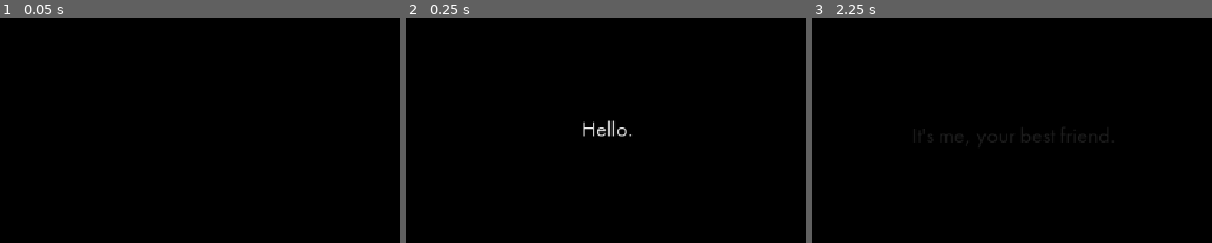
Above: before the commit, frames 1-3 (left to right).
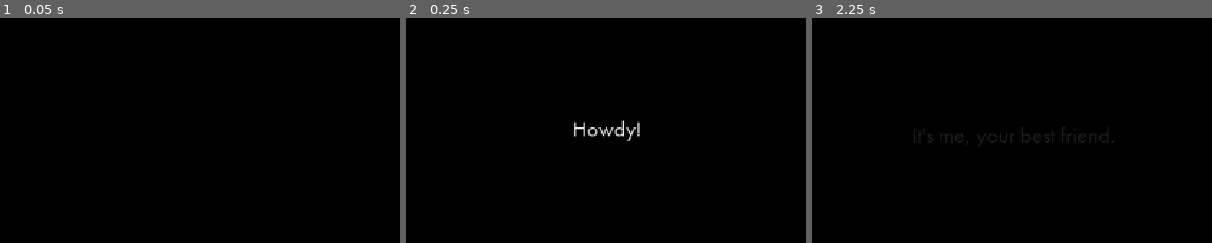
Above: after the commit, the same moments.

Repository: Swufin/swufin.github.io
Game: Godot game, scene res://scenes/website.tscn
The game is run twice, just before and just after one commit, with the same random seed, the same clock (stepped at 60 frames per second) and the same inputs. The engine's default icon, where the game draws it, is replaced by a stand-in: a white triangle on a blue panel in a dark square. Sound files missing from this copy of the repository are replaced by a short silence.
Inputs (mouse positions are % of the whole screen's width and height, from its top left):
- Up to frame 1 (0.05 s): no input
- Up to frame 2 (0.25 s): no input
- Up to frame 3 (2.25 s): tap Enter at 0.5, 2 s; move the mouse to (72, 45) at 0.52 s; click (72, 45) at 0.67 s; tap Space at 1.25 s; move the mouse to (30, 55) at 1.27 s; click (30, 55) at 1.42 s; move the mouse to (60, 28) at 2.02 s; click (60, 28) at 2.17 s
The pictures show only the part of the screen within x 25-75%, y 24-74%; the shares and areas given below are measured in that part.

Frame 1 is identical in both runs. In frame 2, 0.6% of the frame differs, in the area x 42-59%, y 45-55%; in frame 3, nothing differs.

Commit message:
wip towers
+ removed the additional cname

Diff:
--- /dev/null
+++ b/project/assets/textures/chat_bubble.svg
@@ -0,0 +1,15 @@
+<?xml version="1.0" encoding="UTF-8"?>
+<svg id="Layer_2" data-name="Layer 2" xmlns="http://www.w3.org/2000/svg" viewBox="0 0 195.19 105.29">
+  <defs>
+    <style>
+      .cls-1 {
+        fill: #fff;
+        stroke-width: 0px;
+      }
+    </style>
+  </defs>
+  <g id="Layer_1-2" data-name="Layer 1">
+    <rect class="cls-1" x="0" y="0" width="167.23" height="105.29" rx="52.65" ry="52.65"/>
+    <path class="cls-1" d="M155.68,62.21V22.7c4.73,1.33,11.2,2.64,18.94,2.72,8.51.09,15.58-1.32,20.57-2.72"/>
+  </g>
+</svg>
--- /dev/null
+++ b/project/scenes/ui/chat.tscn
@@ -0,0 +1,34 @@
+[gd_scene format=3 uid="uid://ci2qpu15eu28k"]
+
+[ext_resource type="Texture2D" uid="uid://cn7eun8b24e6t" path="res://assets/textures/chat_bubble.svg" id="1_6bdm3"]
+
+[sub_resource type="LabelSettings" id="LabelSettings_yf5fn"]
+font_size = 21
+font_color = Color(0, 0, 0, 1)
+shadow_size = 0
+shadow_offset = Vector2(3, 3)
+
+[node name="Bubble" type="TextureRect" unique_id=242319025]
+texture_filter = 1
+offset_left = -320.0
+offset_top = -32.0
+offset_right = -5.6470337
+offset_bottom = 128.0
+texture = ExtResource("1_6bdm3")
+
+[node name="Label" type="Label" parent="." unique_id=163530277]
+custom_maximum_size = Vector2(200, 150)
+layout_mode = 1
+anchors_preset = -1
+anchor_left = 0.102000006
+anchor_top = 0.156
+anchor_right = 0.73800004
+anchor_bottom = 0.85
+offset_left = -0.06400299
+offset_top = 0.063999176
+offset_right = 0.007507324
+offset_bottom = -14.975998
+text = "Label
+"
+label_settings = SubResource("LabelSettings_yf5fn")
+autowrap_mode = 3
--- a/project/scenes/ui/dialogue.tscn
+++ b/project/scenes/ui/message.tscn
@@ -1,8 +1,8 @@
 [gd_scene format=3 uid="uid://3tlhh3cb6x6m"]
 
-[ext_resource type="Script" uid="uid://d1x1m52u04a33" path="res://scripts/ui/dialogue.gd" id="1"]
-[ext_resource type="AudioStream" uid="uid://352mapesr647" path="res://assets/assets/sounds/click.mp3" id="2_fyky8"]
-[ext_resource type="AudioStream" uid="uid://cc12nt516stlf" path="res://assets/assets/sounds/ping.ogg" id="3_led2e"]
+[ext_resource type="Script" uid="uid://d1x1m52u04a33" path="res://scripts/ui/message.gd" id="1"]
+[ext_resource type="AudioStream" uid="uid://352mapesr647" path="res://assets/sounds/click.mp3" id="2_fyky8"]
+[ext_resource type="AudioStream" uid="uid://cc12nt516stlf" path="res://assets/sounds/ping.ogg" id="3_led2e"]
 [ext_resource type="FontFile" uid="uid://bbgmd7l0drrg4" path="res://assets/fonts/FuturaCyrillicBook.ttf" id="4"]
 
 [sub_resource type="Animation" id="Animation_bfpow"]
--- a/project/scenes/website.tscn
+++ b/project/scenes/website.tscn
@@ -2,12 +2,12 @@
 
 [ext_resource type="Script" uid="uid://bm8wlssc0prkh" path="res://scripts/website.gd" id="1_p2wnk"]
 [ext_resource type="PackedScene" uid="uid://dokw36l6gsn17" path="res://scenes/world/background.tscn" id="1_xqv5d"]
-[ext_resource type="AudioStream" uid="uid://cpyvdb50vyyms" path="res://assets/assets/sounds/music/horseSteppin.ogg" id="2_dptrp"]
+[ext_resource type="AudioStream" uid="uid://cpyvdb50vyyms" path="res://assets/sounds/music/horseSteppin.ogg" id="2_dptrp"]
 [ext_resource type="Texture2D" uid="uid://bcje74f1bj4k3" path="res://assets/textures/ramsey.png" id="2_x8v1w"]
 [ext_resource type="Script" uid="uid://8rcfs7l085x0" path="res://scripts/ui/interface.gd" id="3_6hqvq"]
 [ext_resource type="Shader" uid="uid://bardc4krmmt6x" path="res://shaders/3d_text.gdshader" id="3_dptrp"]
 [ext_resource type="FontFile" uid="uid://c6tlt4fyyr52k" path="res://assets/fonts/AudioNugget.ttf" id="4_6hqvq"]
-[ext_resource type="PackedScene" uid="uid://3tlhh3cb6x6m" path="res://scenes/ui/dialogue.tscn" id="6_ercaa"]
+[ext_resource type="PackedScene" uid="uid://3tlhh3cb6x6m" path="res://scenes/ui/message.tscn" id="6_ercaa"]
 [ext_resource type="Shader" uid="uid://cufpl5ehfv2ul" path="res://shaders/bloom.gdshader" id="8_6hqvq"]
 
 [sub_resource type="Animation" id="Animation_r8iag"]
@@ -404,7 +404,7 @@
 offset_bottom = 0.0
 grow_horizontal = 2
 grow_vertical = 2
-lines = Array[String](["Hello.", "It's me, your best friend.", "Real nice things are coming soon, by the way.", "Also, this website is under construction, so stay tuned!", "I'm trying my best."])
+lines = Array[String](["Howdy!", "It's me, your best friend.", "Real nice things are coming soon, by the way.", "Also, this website is under construction, so stay tuned!", "I'm trying my best."])
 
 [node name="VHSFilter" type="ColorRect" parent="Interface" unique_id=683320068]
 material = SubResource("ShaderMaterial_6hqvq")
--- a/project/scenes/world/background.tscn
+++ b/project/scenes/world/background.tscn
@@ -2,35 +2,191 @@
 
 [ext_resource type="Script" uid="uid://g18sjxgciuj5" path="res://scripts/world/background.gd" id="1_bkp1e"]
 [ext_resource type="Texture2D" uid="uid://ccgb8oan5t85b" path="res://icon.svg" id="2_y0upk"]
+[ext_resource type="Texture2D" uid="uid://cql7g77onlsh8" path="res://assets/textures/Towers.png" id="3_rsh60"]
+
+[sub_resource type="Gradient" id="Gradient_rsh60"]
+offsets = PackedFloat32Array(0, 0.49, 0.5)
+colors = PackedColorArray(1, 1, 1, 1, 1, 1, 1, 0.8853755, 1, 1, 1, 0)
+
+[sub_resource type="GradientTexture2D" id="GradientTexture2D_78b2h"]
+gradient = SubResource("Gradient_rsh60")
+width = 200
+height = 200
+fill = 1
+fill_from = Vector2(0.5, 0.5)
+
+[sub_resource type="AtlasTexture" id="AtlasTexture_rn60d"]
+atlas = ExtResource("3_rsh60")
+region = Rect2(0, 0, 16, 48)
+
+[sub_resource type="AtlasTexture" id="AtlasTexture_h8e1p"]
+atlas = ExtResource("3_rsh60")
+region = Rect2(33, 0, 10, 48)
+
+[sub_resource type="AtlasTexture" id="AtlasTexture_rsh60"]
+atlas = ExtResource("3_rsh60")
+region = Rect2(17, 0, 15, 48)
+
+[sub_resource type="AtlasTexture" id="AtlasTexture_gyv4m"]
+atlas = ExtResource("3_rsh60")
+region = Rect2(44, 0, 24, 48)
+
+[sub_resource type="CanvasItemMaterial" id="CanvasItemMaterial_rsh60"]
+
+[sub_resource type="Gradient" id="Gradient_h8e1p"]
+offsets = PackedFloat32Array(0.6166008, 1)
+colors = PackedColorArray(0.3019608, 0.3019608, 0.3019608, 1, 0.3019608, 0.3019608, 0.3019608, 0)
+
+[sub_resource type="GradientTexture2D" id="GradientTexture2D_gyv4m"]
+gradient = SubResource("Gradient_h8e1p")
+fill_from = Vector2(1, 1)
+
+[sub_resource type="Gradient" id="Gradient_rn60d"]
+offsets = PackedFloat32Array(0, 0.5335968, 1)
+colors = PackedColorArray(1, 1, 1, 1, 1, 1, 1, 0, 1, 1, 1, 1)
+
+[sub_resource type="GradientTexture2D" id="GradientTexture2D_g4v7s"]
+gradient = SubResource("Gradient_rn60d")
+fill_from = Vector2(1, 1)
 
 [node name="Background" type="Node2D" unique_id=1327486020]
 script = ExtResource("1_bkp1e")
 
 [node name="Sky" type="Parallax2D" parent="." unique_id=1180156266]
-scroll_scale = Vector2(0, 1)
-scroll_offset = Vector2(270, 0)
+scroll_scale = Vector2(0, 0.01)
+scroll_offset = Vector2(250, 220)
 
-[node name="Icon" type="Sprite2D" parent="Sky" unique_id=1595711131]
-position = Vector2(0, -64)
+[node name="Sun" type="Sprite2D" parent="Sky" unique_id=1595711131]
+texture_filter = 1
 scale = Vector2(2, 2)
-texture = ExtResource("2_y0upk")
+texture = SubResource("GradientTexture2D_78b2h")
 
-[node name="Parallax2D" type="Parallax2D" parent="." unique_id=1791894565]
-repeat_size = Vector2(128, 0)
+[node name="Towers" type="Parallax2D" parent="." unique_id=1791894565]
+scroll_scale = Vector2(0.1, 0.1)
+scroll_offset = Vector2(0, 300)
+repeat_size = Vector2(226.58, 0)
+autoscroll = Vector2(10, 0)
 repeat_times = 17
 
-[node name="Icon" type="Sprite2D" parent="Parallax2D" unique_id=457640673]
-texture = ExtResource("2_y0upk")
+[node name="Tower" type="Sprite2D" parent="Towers" unique_id=831294399]
+modulate = Color(0.45452422, 0.45452428, 0.45452422, 1)
+texture_filter = 1
+position = Vector2(-41.53, -8)
+scale = Vector2(3, 3)
+texture = SubResource("AtlasTexture_rn60d")
 
-[node name="Parallax2D2" type="Parallax2D" parent="." unique_id=1716022526]
-scroll_scale = Vector2(0.5, 1)
-scroll_offset = Vector2(0, 40)
-repeat_size = Vector2(128, 0)
+[node name="Tower02" type="Sprite2D" parent="Towers" unique_id=956500767]
+modulate = Color(0.45452422, 0.45452428, 0.45452422, 1)
+texture_filter = 1
+position = Vector2(4.94, -8)
+scale = Vector2(3, 3)
+texture = SubResource("AtlasTexture_h8e1p")
+
+[node name="Tower03" type="Sprite2D" parent="Towers" unique_id=10207299]
+modulate = Color(0.45452422, 0.45452428, 0.45452422, 1)
+texture_filter = 1
+position = Vector2(50.485, -8)
+scale = Vector2(3, 3)
+texture = SubResource("AtlasTexture_rsh60")
+
+[node name="Tower04" type="Sprite2D" parent="Towers" unique_id=690145126]
+modulate = Color(0.45452422, 0.45452428, 0.45452422, 1)
+texture_filter = 1
+position = Vector2(118.255, -8)
+scale = Vector2(3, 3)
+texture = SubResource("AtlasTexture_gyv4m")
+
+[node name="Towers2" type="Parallax2D" parent="." unique_id=262747108]
+scroll_scale = Vector2(0.1, 0.1)
+scroll_offset = Vector2(0, 300)
+repeat_size = Vector2(226.58, 0)
+autoscroll = Vector2(25, 0)
 repeat_times = 17
 
-[node name="Icon" type="Sprite2D" parent="Parallax2D2" unique_id=1467446362]
+[node name="Tower" type="Sprite2D" parent="Towers2" unique_id=449726924]
+texture_filter = 1
 position = Vector2(0, -8)
-scale = Vector2(0.5, 0.5)
+scale = Vector2(3, 3)
+texture = SubResource("AtlasTexture_rn60d")
+
+[node name="Tower02" type="Sprite2D" parent="Towers2" unique_id=1005554056]
+texture_filter = 1
+position = Vector2(100, -8)
+scale = Vector2(3, 3)
+texture = SubResource("AtlasTexture_h8e1p")
+
+[node name="Tower03" type="Sprite2D" parent="Towers2" unique_id=1668270828]
+texture_filter = 1
+position = Vector2(50.485, -8)
+scale = Vector2(3, 3)
+texture = SubResource("AtlasTexture_rsh60")
+
+[node name="Tower04" type="Sprite2D" parent="Towers2" unique_id=51901347]
+texture_filter = 1
+position = Vector2(160.325, -8)
+scale = Vector2(3, 3)
+texture = SubResource("AtlasTexture_gyv4m")
+
+[node name="Tower2" type="Sprite2D" parent="Towers2" unique_id=1574247938]
+self_modulate = Color(1, 1, 1, 0.21176471)
+texture_filter = 1
+position = Vector2(5.722046e-06, 136)
+rotation = 3.1415927
+scale = Vector2(3, 3)
+texture = SubResource("AtlasTexture_rn60d")
+
+[node name="Tower05" type="Sprite2D" parent="Towers2" unique_id=1288403448]
+self_modulate = Color(1, 1, 1, 0.21176471)
+texture_filter = 1
+position = Vector2(100.00001, 136)
+rotation = 3.1415927
+scale = Vector2(3, 3)
+texture = SubResource("AtlasTexture_h8e1p")
+
+[node name="Tower06" type="Sprite2D" parent="Towers2" unique_id=1606963553]
+self_modulate = Color(1, 1, 1, 0.21176471)
+texture_filter = 1
+position = Vector2(50.48501, 136)
+rotation = 3.1415927
+scale = Vector2(3, 3)
+texture = SubResource("AtlasTexture_rsh60")
+
+[node name="Tower07" type="Sprite2D" parent="Towers2" unique_id=202256401]
+self_modulate = Color(1, 1, 1, 0.21176471)
+texture_filter = 1
+position = Vector2(160.325, 136)
+rotation = 3.1415927
+scale = Vector2(3, 3)
+texture = SubResource("AtlasTexture_gyv4m")
+
+[node name="Lake" type="Parallax2D" parent="." unique_id=629721523]
+scroll_scale = Vector2(1, 0.1)
+scroll_offset = Vector2(0, 300)
+repeat_size = Vector2(1152, 0)
+repeat_times = 3
+
+[node name="Sprite2D" type="Sprite2D" parent="Lake" unique_id=311313681]
+material = SubResource("CanvasItemMaterial_rsh60")
+position = Vector2(0, 196)
+scale = Vector2(18, 4.125)
+texture = SubResource("GradientTexture2D_gyv4m")
+
+[node name="Sprite2D2" type="Sprite2D" parent="Lake" unique_id=526683352]
+modulate = Color(1, 1, 1, 0.23529412)
+material = SubResource("CanvasItemMaterial_rsh60")
+position = Vector2(0, 196)
+scale = Vector2(18, 4.125)
+texture = SubResource("GradientTexture2D_g4v7s")
+
+[node name="Parallax2D" type="Parallax2D" parent="." unique_id=2091340356]
+visible = false
+repeat_size = Vector2(370, 0)
+autoscroll = Vector2(1000, 0)
+repeat_times = 10
+
+[node name="Sprite2D" type="Sprite2D" parent="Parallax2D" unique_id=1882256828]
+position = Vector2(-4, 264)
+scale = Vector2(2.9375, 1)
 texture = ExtResource("2_y0upk")
 
 [node name="Camera2D" type="Camera2D" parent="." unique_id=528630797]
--- a/project/scripts/world/background.gd
+++ b/project/scripts/world/background.gd
@@ -11,5 +11,3 @@
 
 	var offset = sin(time * speed) * amplitude
 	camera.rotation = offset
-
-	camera.position.x += 0.1
Not shown, removed: project/assets/assets/sounds/click.mp3.import
Not shown, removed: project/assets/assets/sounds/music/horseSteppin.ogg.import
Not shown, removed: project/assets/assets/sounds/ping.ogg.import
Not shown, added: project/assets/sounds/click.mp3.import
Not shown, added: project/assets/sounds/music/horseSteppin.ogg.import
Not shown, added: project/assets/sounds/ping.ogg.import
Binary file added: project/assets/textures/Towers.png
Not shown, added: project/assets/textures/Towers.png.import
Not shown, added: project/assets/textures/chat_bubble.svg.import
Renamed: project/scripts/ui/dialogue.gd -> project/scripts/ui/message.gd
Renamed: project/scripts/ui/dialogue.gd.uid -> project/scripts/ui/message.gd.uid
Not shown, removed: CNAME
(and 3 more such lines)
